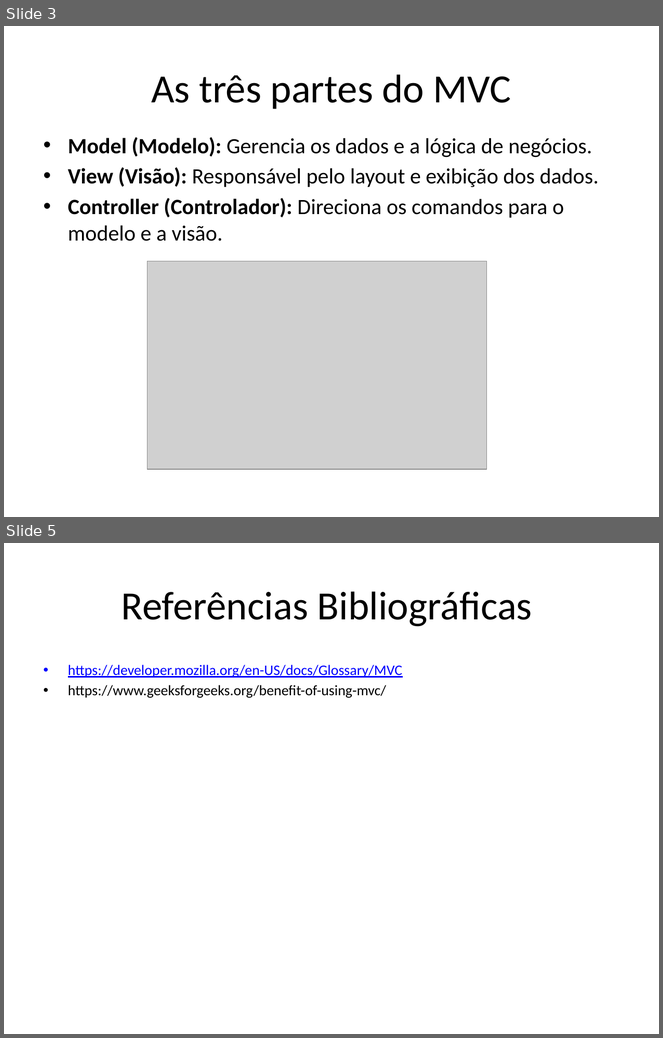
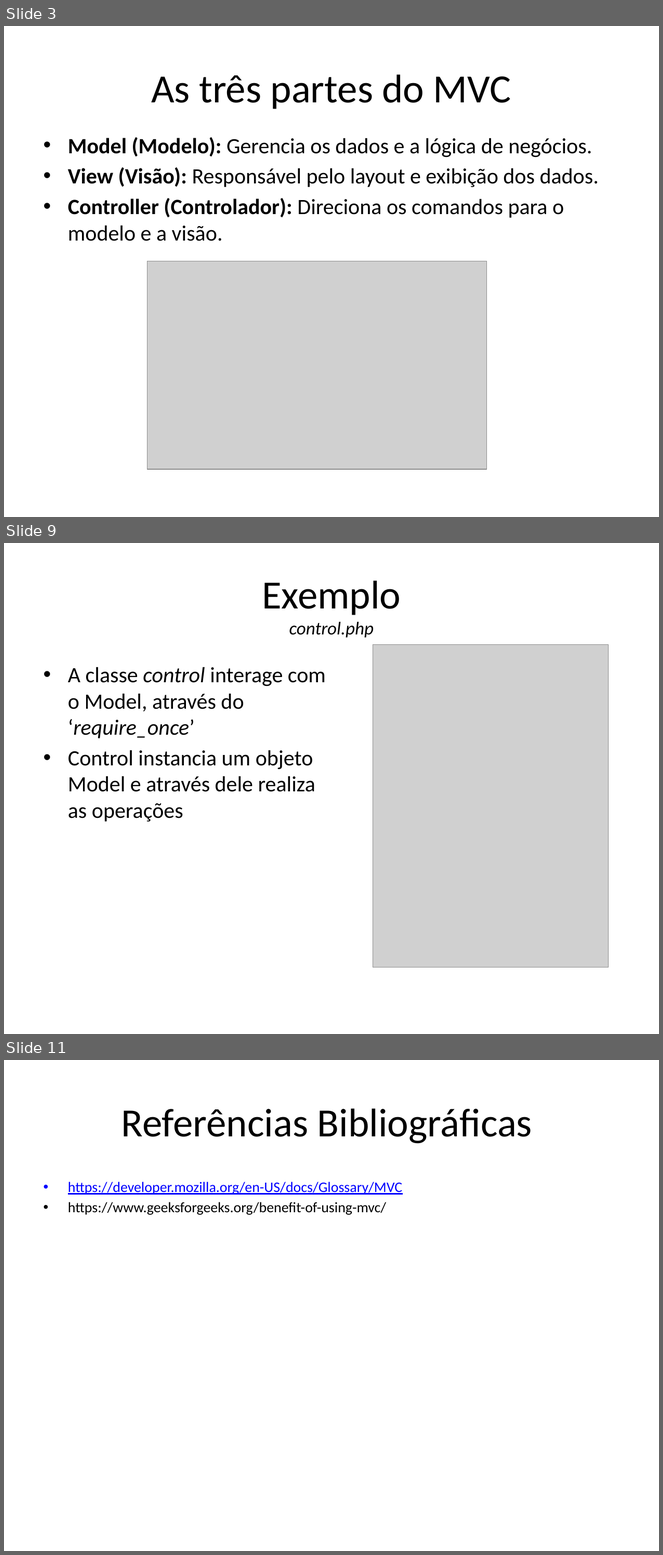
Before and after one commit to muriloHx/trabalho-mvc, a slide deck: slides/mvc.pptx. Shown one above the other, each under a label of ours: slides 3 and 5 before the commit, slides 3, 9 and 11 after it; the slides between them are not shown. The pictures are 663x1038 and 663x1555 pixels, drawn with LibreOffice and Linux fonts; fonts in the diff are those of the drawing; grey boxes stand for pictures. Boxes give left, top, right and bottom in pixels: in the first picture for what was removed or moved away, otherwise in the second. Text is boxed around its words. In the diff, an @@ line names an element or a change of style, - is before the commit and + after.

```diff
--- a/slides/mvc.pptx
+++ b/slides/mvc.pptx
@@ slide 9 added at (x1=4, y1=543, x2=659, y2=1034), background #FFFFFF @@
@@ title added at (x1=262, y1=580, x2=401, y2=638), 20 pt, text #000000, italic @@
+Exemplo
+control.php
@@ picture added at (x1=373, y1=644, x2=608, y2=967) @@
@@ text added at (x1=68, y1=667, x2=326, y2=822), 24 pt, text #000000 @@
+• A classe control interage com o Model, através do ‘require_once’
+• Control instancia um objeto Model e através dele realiza as operações
@@ what was slide 5 is now slide 11 @@
```
Also in this commit, not shown: 6 other slides added, 1 slide removed.
